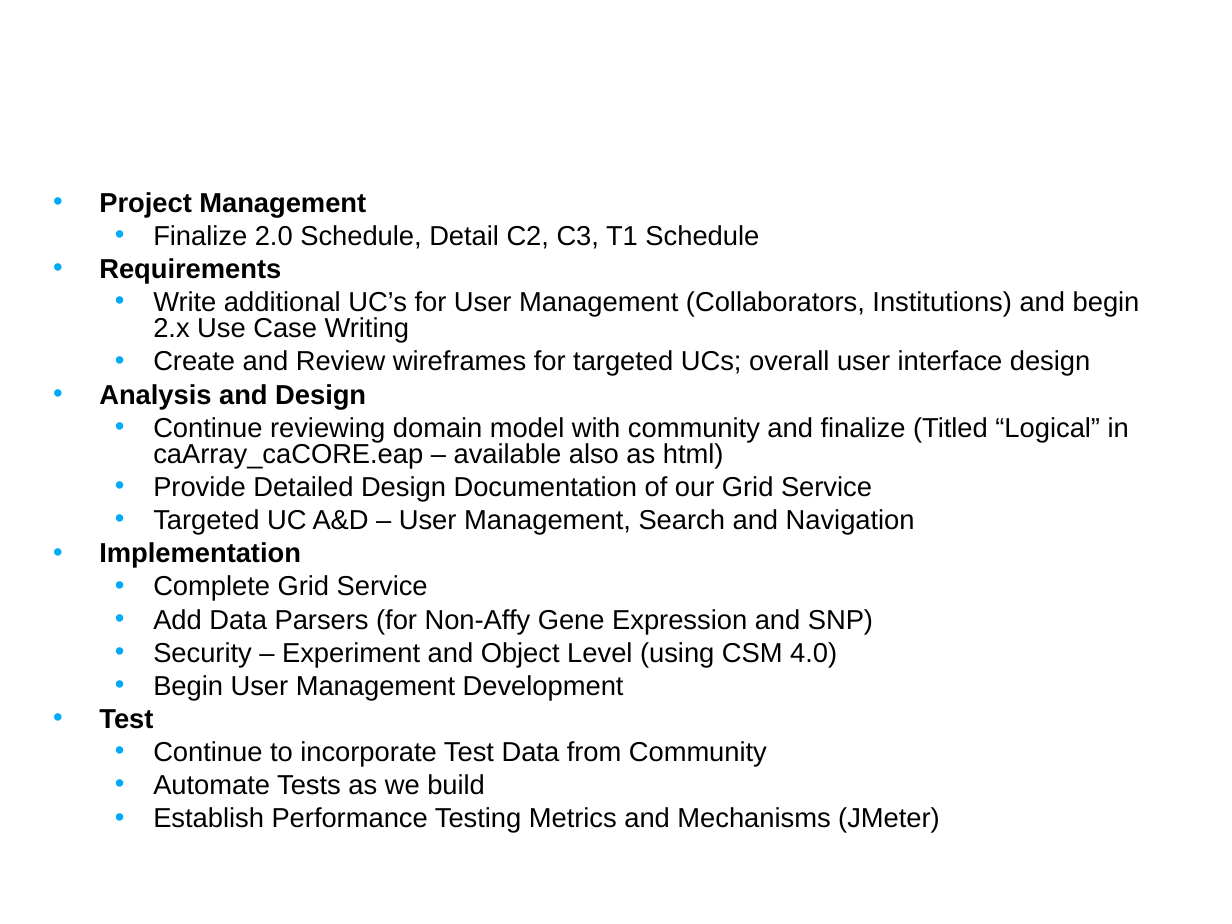
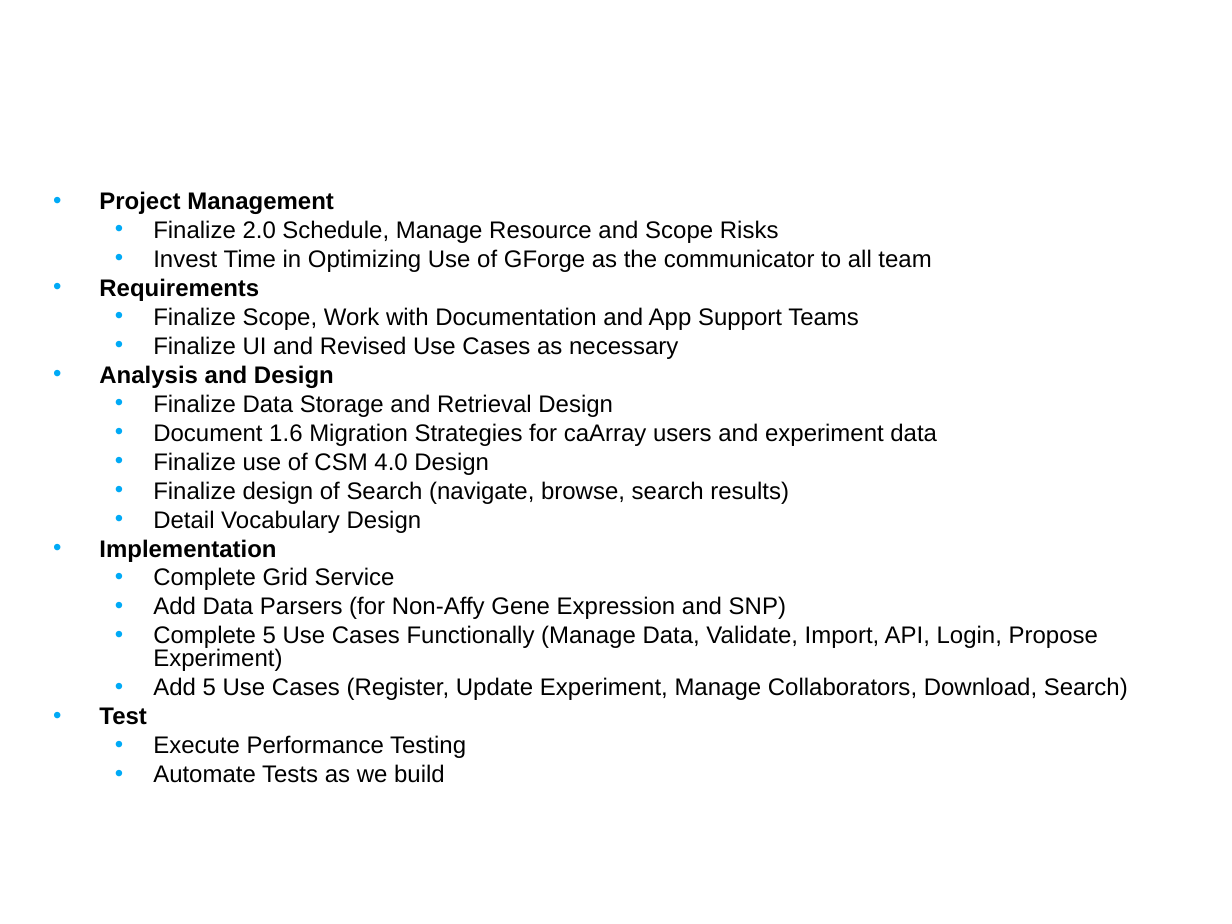
Before and after one commit to NCIP/caarray-docs, a slide deck: slide 8 of project_management/open_meetings/caArray User Community Meeting Oct17.ppt. Drawn at 1232x924 pixels with LibreOffice and Linux fonts; fonts in the diff are those of the drawing; background and template pictures are left out. Boxes give left, top, right and bottom in pixels: in the first picture for what was removed or moved away, otherwise in the second. Text is boxed around its words. In the diff, an @@ line names an element or a change of style, - is before the commit and + after.

```diff
--- a/project_management/open_meetings/caArray User Community Meeting Oct17.ppt
+++ b/project_management/open_meetings/caArray User Community Meeting Oct17.ppt
@@ text at [99, 191, 786, 783]: size 16 to 14 pt in "Project Management", "Requirements", "Analysis and Design", "Implementation" and 4 more places @@
@@ text at [153, 220, 931, 272]: text changed; size 16 to 14 pt @@
-  • Finalize 2.0 Schedule, Detail C2, C3, T1 Schedule
+  • Finalize 2.0 Schedule, Manage Resource and Scope Risks
+  • Invest Time in Optimizing Use of GForge as the communicator to all team
@@ text at [153, 307, 859, 359]: text changed; size 16 to 14 pt @@
-  • Write additional UC’s for User Management (Collaborators, Institutions) and begin 2.x Use Case Writing
-  • Create and Review wireframes for targeted UCs; overall user interface design
+  • Finalize Scope, Work with Documentation and App Support Teams
+  • Finalize UI and Revised Use Cases as necessary
@@ text at [153, 394, 937, 533]: text changed; size 16 to 14 pt @@
-  • Continue reviewing domain model with community and finalize (Titled “Logical” in caArray_caCORE.eap – available also as html)
-  • Provide Detailed Design Documentation of our Grid Service
-  • Targeted UC A&D – User Management, Search and Navigation
+  • Finalize Data Storage and Retrieval Design
+  • Document 1.6 Migration Strategies for caArray users and experiment data
+  • Finalize use of CSM 4.0 Design
+  • Finalize design of Search (navigate, browse, search results)
+  • Detail Vocabulary Design
@@ text at [153, 625, 1128, 700]: text changed; size 16 to 14 pt @@
-  • Security – Experiment and Object Level (using CSM 4.0)
-  • Begin User Management Development
+  • Complete 5 Use Cases Functionally (Manage Data, Validate, Import, API, Login, Propose Experiment)
+  • Add 5 Use Cases (Register, Update Experiment, Manage Collaborators, Download, Search)
@@ text at [153, 735, 466, 758]: text changed; size 16 to 14 pt @@
-  • Continue to incorporate Test Data from Community
+  • Execute Performance Testing
@@ text at [153, 807, 940, 833]: paragraph removed @@
-  • Establish Performance Testing Metrics and Mechanisms (JMeter)
```
Also in this commit, not shown: 5 other slides changed, 5 slides added, 6 slides removed.
